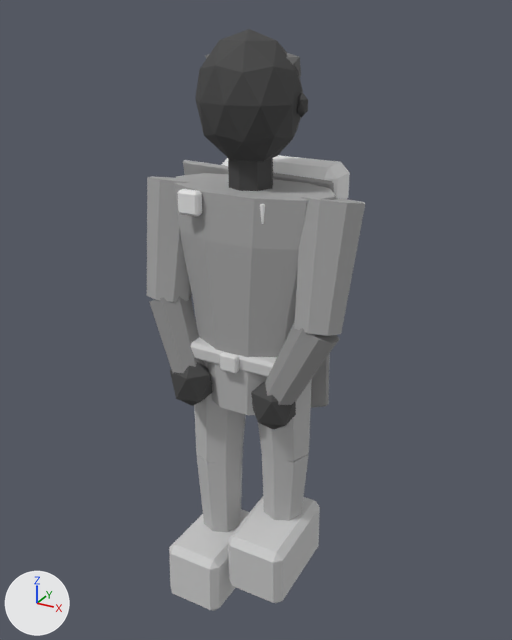
Renders of the glTF model assets/exports/npc/npc_refugee_passing_l_v01.glb from each side of a commit.
Before and after are seen from a 50 mm camera at (1.079, -1.931, 2.09) aimed at (-0.015, 0.059, 1.095). Every picture has the same lights, and +X, +Y and +Z are marked at lower left. The picture after the commit comes second. Vertices at exactly the same position are counted once.

In view in the first picture: 'GEO_npc_refugee_passing_l_v01'.
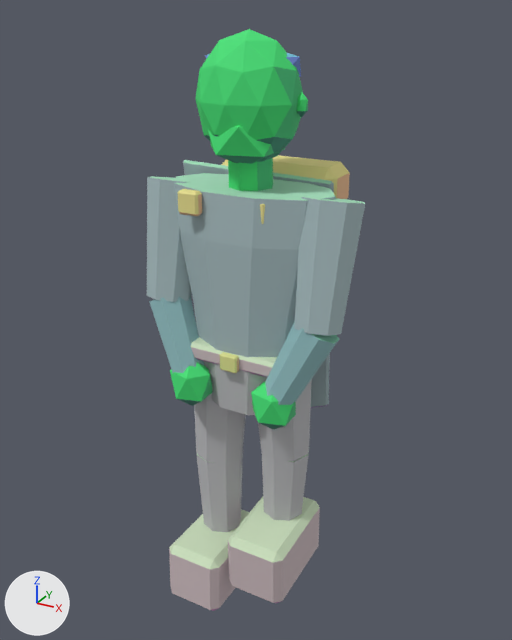
What changed in the scene script:
```text
Change me_geo_npc_refugee_passing_l_v01:
    used by ob_geo_npc_refugee_passing_l_v01; location = (0.0, 0.0, 0.0)
    remove me_geo_npc_refugee_passing_l_v01.from_pydata(...)  # 526 vertices, 948 faces; spans x -0.38..0.38, y -0.26..0.31, z -0.01..2.04
    add me_geo_npc_refugee_passing_l_v01.from_pydata(...)  # 538 vertices, 968 faces; spans x -0.38..0.38, y -0.26..0.31, z -0.01..2.04
    me_geo_npc_refugee_passing_l_v01 part 1: a new loose piece, an icosphere of 20 faces spanning x -0.12..0.12, y -0.14..0.08, z 1.64..1.83, in mat_mat_npc_indexed
    me_geo_npc_refugee_passing_l_v01 part 2: 948 kept faces spanning x -0.38..0.38, y -0.26..0.31, z -0.01..2.04 get new vertex colours
```

Boxes (x1, y1, x2, y2) around the edits, measured in the pictures (512 x 640 px):
part 1 of me_geo_npc_refugee_passing_l_v01, added (green): after (208, 126, 285, 164)
part 2 of me_geo_npc_refugee_passing_l_v01, recoloured: (147, 29, 365, 611) in both
